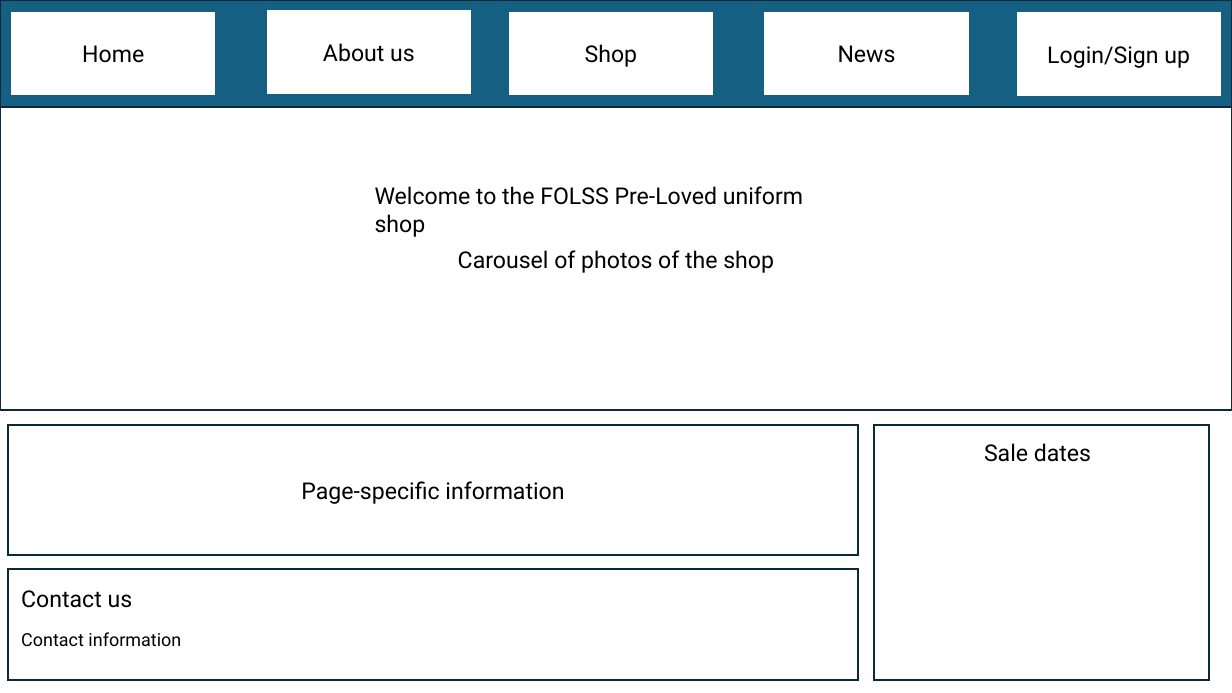
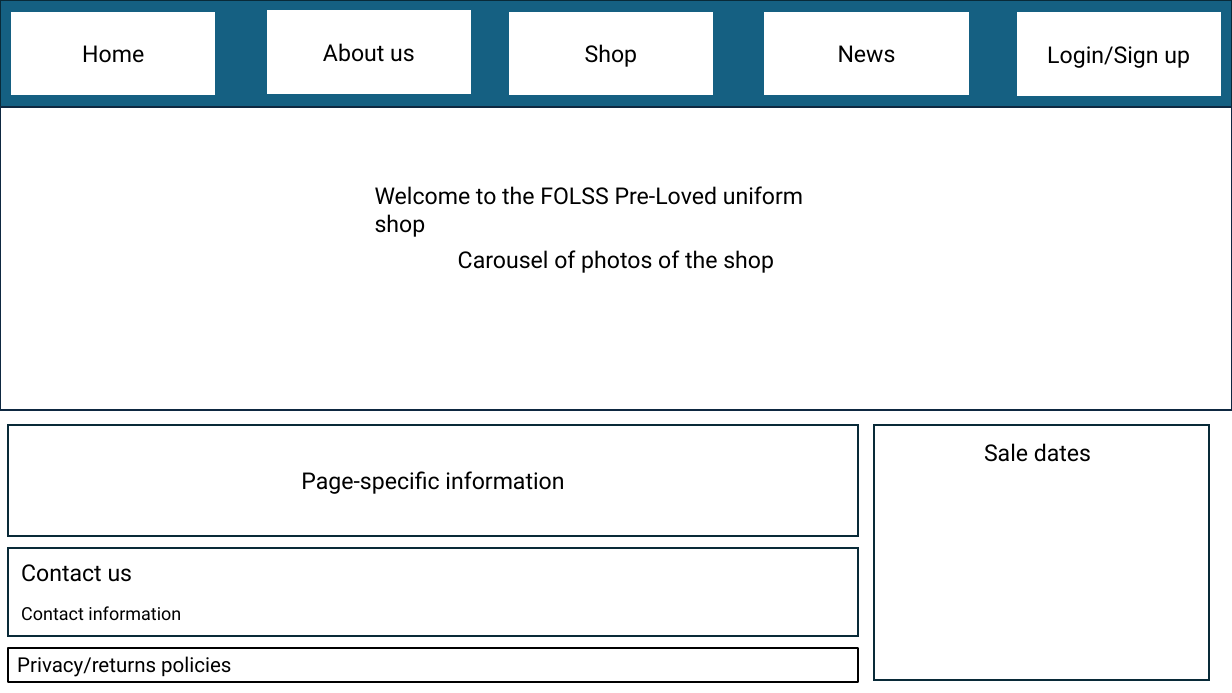
Before and after one commit to programmer647/Coursework, a slide deck: slide 2 of Writeup/Page designs.pptx. Drawn at 1232x693 pixels with LibreOffice and Linux fonts; fonts in the diff are those of the drawing. Boxes give left, top, right and bottom in pixels: in the first picture for what was removed or moved away, otherwise in the second. Text is boxed around its words. In the diff, an @@ line names an element or a change of style, - is before the commit and + after.

```diff
--- a/Writeup/Page designs.pptx
+++ b/Writeup/Page designs.pptx
@@ rectangle "Page-specific information" resized from (x1=8, y1=425, x2=859, y2=555) to (x1=8, y1=425, x2=859, y2=536) @@
@@ rectangle resized from (x1=8, y1=569, x2=859, y2=680) to (x1=8, y1=549, x2=859, y2=637) @@
@@ text "Contact us" moved from (x1=21, y1=590, x2=181, y2=646) to (x1=21, y1=564, x2=181, y2=620) @@
@@ rectangle added at (x1=8, y1=648, x2=859, y2=682), outline #000000 1.5 pt, 16 pt, text #000000 @@
+Privacy/returns policies
```
Also in this commit, not shown: 10 slides added, 3 other files.
